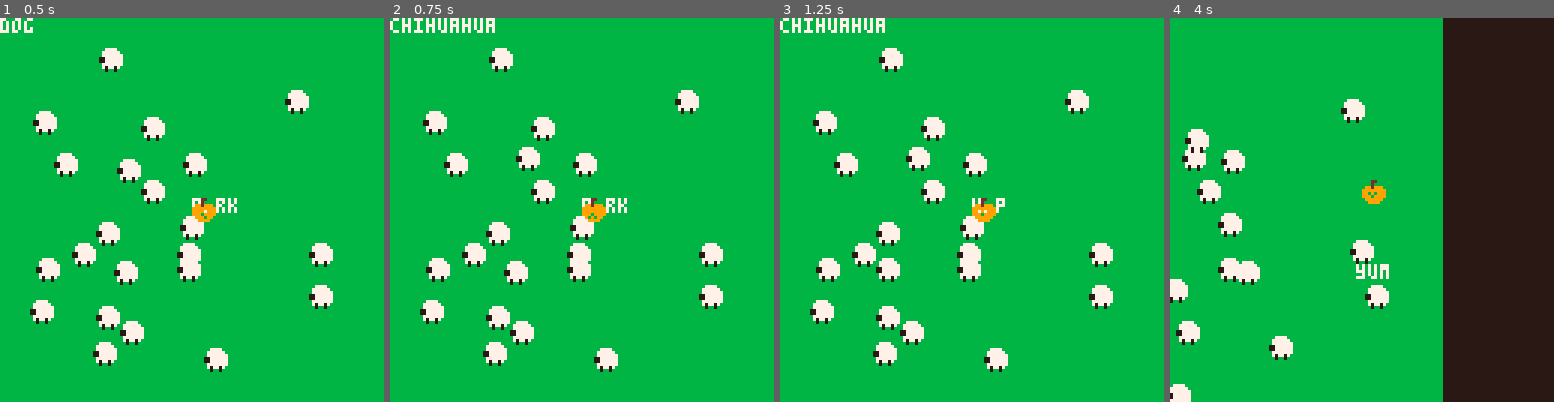
Above: before the commit, frames 1-4 (left to right).
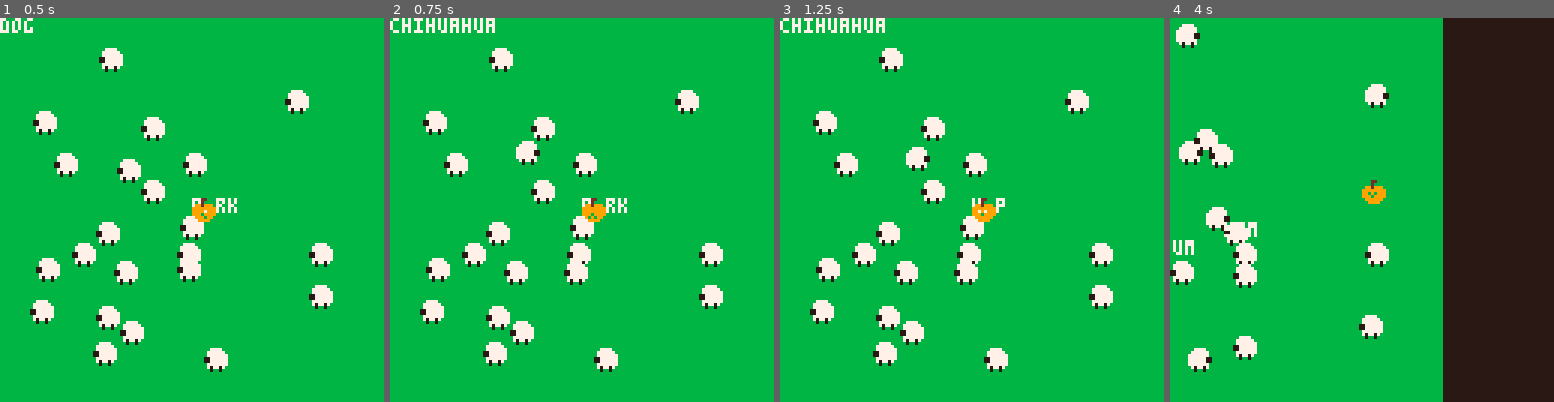
Above: after the commit, the same moments.

Repository: kitasuna/sheepdoggin
Game: PICO-8 cartridge sheepdoggin.p8
The game is run twice, just before and just after one commit, with the same random seed, the same clock (stepped at 60 frames per second) and the same inputs.
Inputs:
- Up to frame 1 (0.5 s): tap X (X key) at 0.33 s
- Up to frame 2 (0.75 s): tap O (Z key) at 0.7 s
- Up to frame 3 (1.25 s): tap X (X key) at 1.07 s
- Up to frame 4 (4 s): hold Right 1.6-2.1 s; tap O (Z key) every 0.4 s from 1.7 to 3.7 s; tap X (X key) at 1.85, 2.97 s; hold Up 2.15-2.42 s; hold Right 2.47-3.03 s; hold Left 3.08-3.58 s; hold Down 3.63-3.97 s

Frame 1 is identical in both runs. In frame 2, 0.4% of the frame differs, in the area x 32-53%, y 32-70%; in frame 3, 0.8%; in frame 4, 6.6%, in the area x 0-58%, y 1-100%.

Commit message:
fix sheep walkies

Diff:
--- a/_game.lua
+++ b/_game.lua
@@ -17,15 +17,16 @@
   palt(0,false)
   sheep_mgr:draw()
   palt(0,true)
+
 end
 
 function merge(t0, t1)
 	local t2 = {}
 	for k,v in pairs(t0) do
-		t2[k] = v
+		add(t2, v)
 	end
 	for k,v in pairs(t1) do
-		t2[k] = v
+		add(t2, v)
 	end
 	return t2
 end
--- a/sheep.lua
+++ b/sheep.lua
@@ -19,7 +19,7 @@
   for i=10,110,7 do
     for j=10,110,7 do
       local decision = rnd()
-      if decision >= 0.9 then
+      if decision >= 0.90 then
         add(self.sheep, new_sheep(i+rnd(3),j+rnd(3)))
       end
     end
@@ -43,8 +43,9 @@
     pos = v2(x,y),
     vel = v2(0,0),
     tgt_pos = nil,
+    req_pos = v2(0,0),
     rad = 4,
-    hops = {0,1,1,2,2,3,3,4,3,3,2,2,1,1,0},
+    hops = {0,1,1,2,2,3,2,2,1,1,0},
     hop_index = 1,
     next_state = nil,
     flip_x = false,
@@ -59,18 +60,27 @@
         return v2(0,0)
       end
 
-      local delta = v2(
-        self.tgt_pos:sub(self.pos).x * 0.3,
-        self.tgt_pos:sub(self.pos).y * 0.3
+      self.req_pos = v2(
+        self.tgt_pos:sub(self.pos).x * 0.1,
+        self.tgt_pos:sub(self.pos).y * 0.1
       )
       -- printh("Tried to move "..delta.x..", "..delta.y)
-      return delta
+      return self.req_pos
     end,
-    resolve = function(self, new_pos)
+    resolve = function(self, delta)
+      if self.state == SheepState.Wait then
+        return
+      end
+
       if self.tgt_pos == nil then
         return
       end
-      if abs(new_pos.x) <= 1 and abs(new_pos.y) <=1 then
+
+      self.pos.x += delta.x
+      self.pos.y += delta.y
+
+      local remaining = self.pos:sub(delta)
+      if abs(remaining.x) <= 1 and abs(remaining.y) <=1 then
         -- printh("Arrived!")
         self.state = SheepState.Wait
         self.state_f = sheep_state_wait
@@ -78,16 +88,13 @@
         return
       end
 
-      self.pos.x += new_pos.x * 0.3
-      self.pos.y += new_pos.y * 0.3
-      -- printh("Requested move to "..self.tgt_pos.x..","..self.tgt_pos.y)
-      -- printh("Got back "..new_pos.x..","..new_pos.y)
       self.hop_index += 1
       if self.hop_index > #self.hops then
         self.hop_index = 1
       end
-      if self.tgt_pos.x != new_pos.x
-        or self.tgt_pos.y != new_pos.y then
+      -- we got a collision
+      if self.req_pos.x != delta.x
+        or self.req_pos.y != delta.y then
         self.state = SheepState.Wait
         self.state_f = sheep_state_wait
         self.state_ttl = rnd(2)
